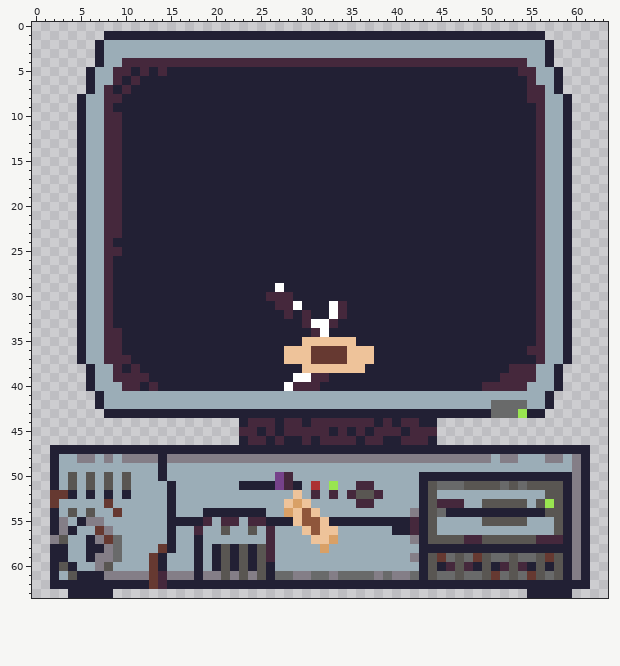
Pixel-art sprite: Assets/Sprites/SprtsDesktopItems/Computer Outline.png. Above: the version before the commit.
The file is 512x512 pixels, drawn in blocks of 8x8; one block is one cell here.
New version:
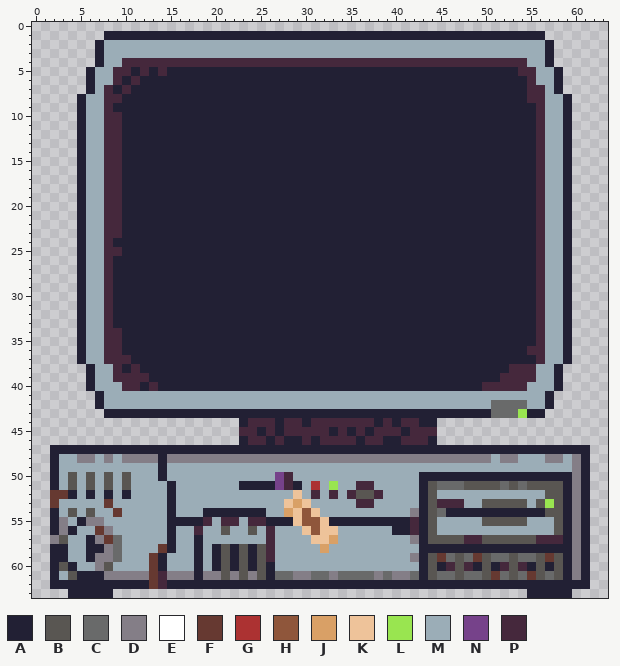
Palette (. is transparent): A #222034  B #595652  C #696a6a  D #847e87  E #ffffff  F #663931  G #ac3232  H #8f563b  J #d9a066  K #eec39a  L #99e550  M #9badb7  N #76428a  P #45283c
Author's note on the commit: Sparated computer screeen sprites for easier overlay handling
From old to new:
y 29: x 27 E -> A
y 30: x 26..28 PPP -> AAA
y 31: x 27..29 PPE -> AAA; x 33..34 EP -> AA
y 32: x 28 P -> A; x 30 P -> A; x 33..34 EP -> AA
y 33: x 30..33 PEEP -> AAAA
y 34: x 31..32 PE -> AA
y 35: x 30..35 KKKKKK -> AAAAAA
y 36..37: x 28..37 KKKFFFFKKK -> AAAAAAAAAA
y 38: x 30..36 KKKKKKK -> AAAAAAA
y 39: x 29..32 EEPP -> AAAA
y 40: x 28..31 EPPP -> AAAA
Boxes around the changes in both pictures, in picture pixels (x1, y1, x2, y2):
changed: (266, 283, 374, 391)
